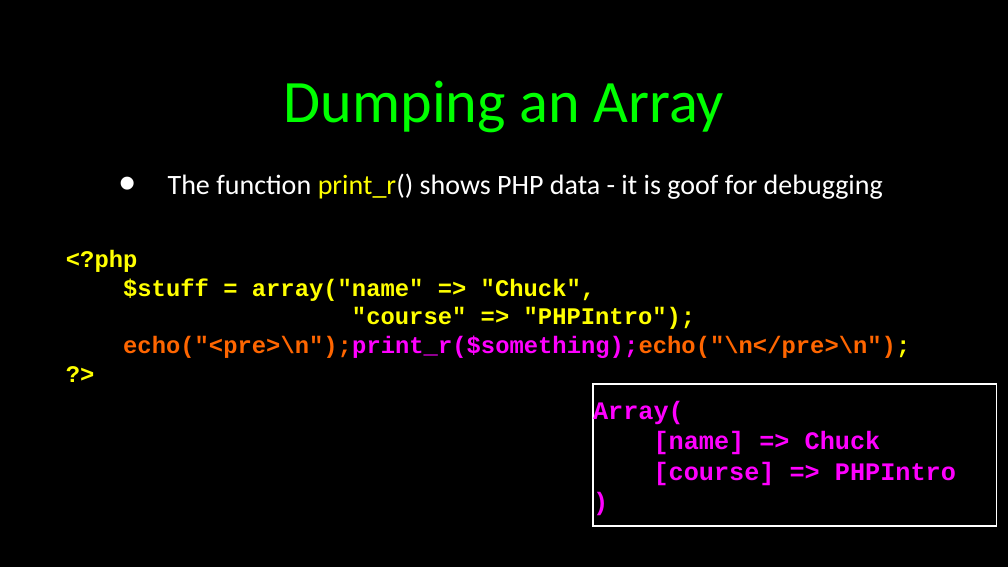
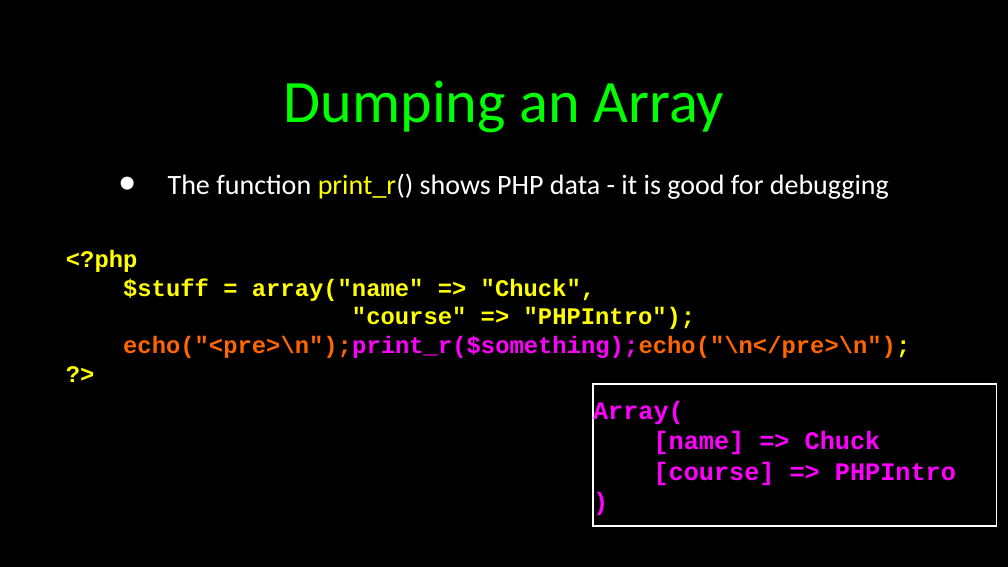
Before and after one commit to csev/wa4e, a slide deck: slide 6 of lectures/PHP-04-Arrays.ppt. Drawn at 1008x567 pixels with LibreOffice and Linux fonts; fonts in the diff are those of the drawing. Boxes give left, top, right and bottom in pixels: in the first picture for what was removed or moved away, otherwise in the second. Text is boxed around its words. In the diff, an @@ line names an element or a change of style, - is before the commit and + after.

```diff
--- a/lectures/PHP-04-Arrays.ppt
+++ b/lectures/PHP-04-Arrays.ppt
@@ text at <box>168,173,889,199</box>: text changed @@
-• The function print_r() shows PHP data - it is goof for debugging
+• The function print_r() shows PHP data - it is good for debugging
```
Also in this commit, not shown: 2 other files.
